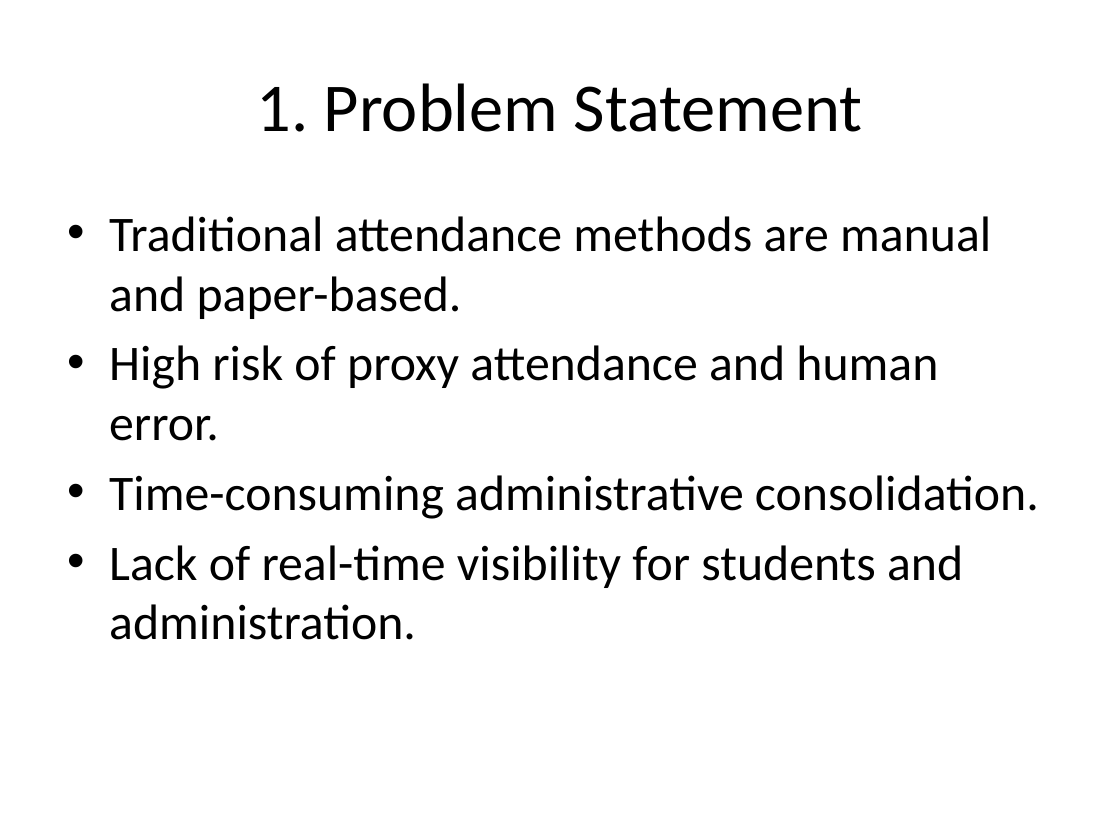
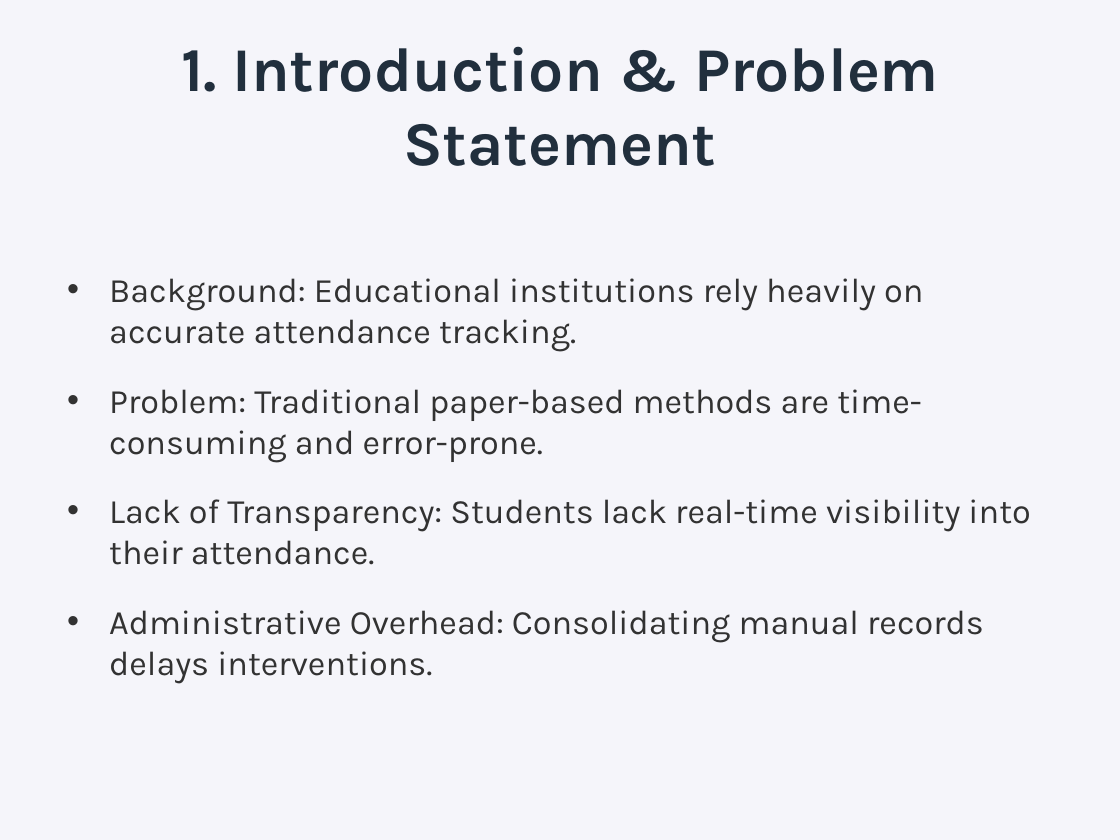
Before and after one commit to Ma-nas/Attandance-Managment-system, a slide deck: slide 2 of Attendance_Management_System_Presentation.pptx. Drawn at 1120x840 pixels with LibreOffice and Linux fonts; fonts in the diff are those of the drawing. Boxes give left, top, right and bottom in pixels: in the first picture for what was removed or moved away, otherwise in the second. Text is boxed around its words. In the diff, an @@ line names an element or a change of style, - is before the commit and + after.

Commit message:
docs(presentation): update Attendance Management System slide presentation and report assets

```diff
--- a/Attendance_Management_System_Presentation.pptx
+++ b/Attendance_Management_System_Presentation.pptx
@@ background #FFFFFF to #F5F5FA @@
@@ title at (181, 46, 939, 166): text changed; size 44 to 40 pt; font Calibri to Karla; text colour #000000 to #212F3D; bold on @@
-1. Problem Statement
+1. Introduction & Problem Statement
@@ text at (109, 278, 1030, 684): text changed; size 32 to 22 pt; font Calibri to Karla; text colour #000000 to #323232 @@
-• Traditional attendance methods are manual and paper-based.
-• High risk of proxy attendance and human error.
-• Time-consuming administrative consolidation.
-• Lack of real-time visibility for students and administration.
+• Background: Educational institutions rely heavily on accurate attendance tracking.
+• Problem: Traditional paper-based methods are time-consuming and error-prone.
+• Lack of Transparency: Students lack real-time visibility into their attendance.
+• Administrative Overhead: Consolidating manual records delays interventions.
```
Also in this commit, not shown: 6 other slides changed, 3 slides added, 2 slides removed, 2 other files.
